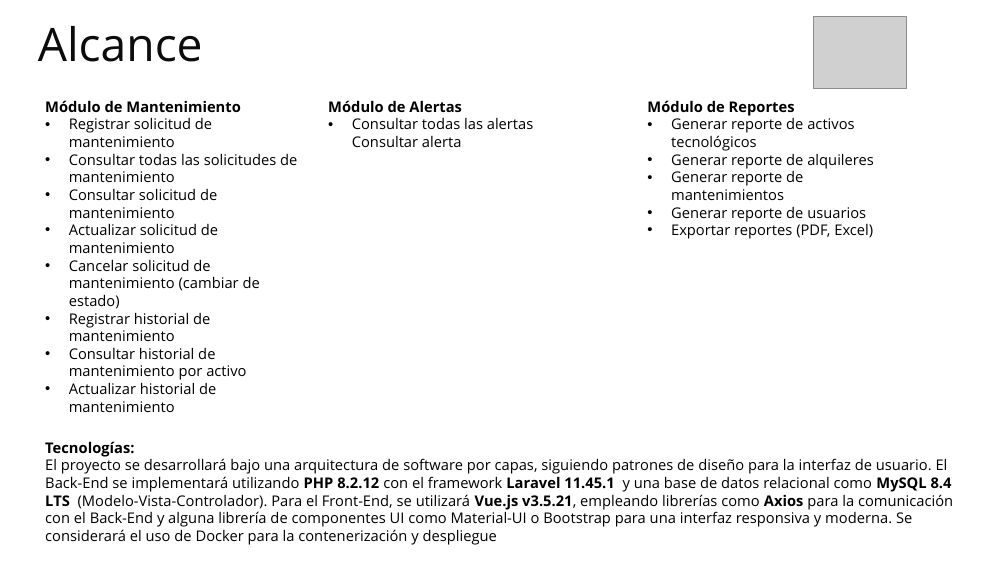
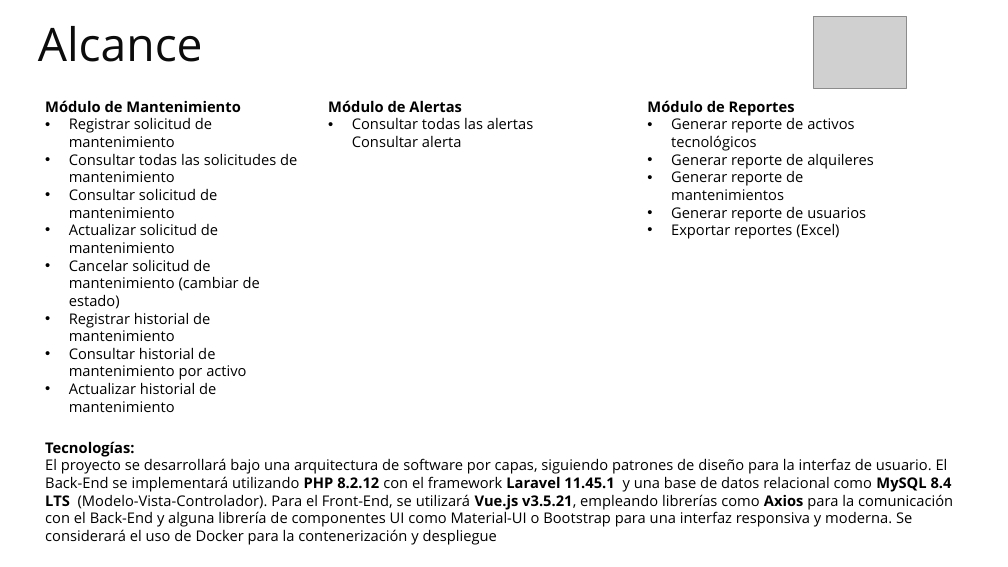
Before and after one commit to Cristian6006/AXXION_SYSTEM_, a slide deck: slide 10 of _docs/trim_02/Contextualizacion Proyecto/Presentación del Proyecto.pptx. Drawn at 1008x567 pixels with LibreOffice and Linux fonts; fonts in the diff are those of the drawing; grey boxes stand for pictures; background and template pictures are left out. Boxes give left, top, right and bottom in pixels: in the first picture for what was removed or moved away, otherwise in the second. Text is boxed around its words. In the diff, an @@ line names an element or a change of style, - is before the commit and + after.

Commit message:
feat: actualizar archivos de presentación y codificación total

```diff
--- a/_docs/trim_02/Contextualizacion Proyecto/Presentación del Proyecto.pptx
+++ b/_docs/trim_02/Contextualizacion Proyecto/Presentación del Proyecto.pptx
@@ text at (x1=671, y1=223, x2=839, y2=239): text changed @@
-• Exportar reportes (PDF, Excel)
+• Exportar reportes (Excel)
```
Also in this commit, not shown: 3 other files.
